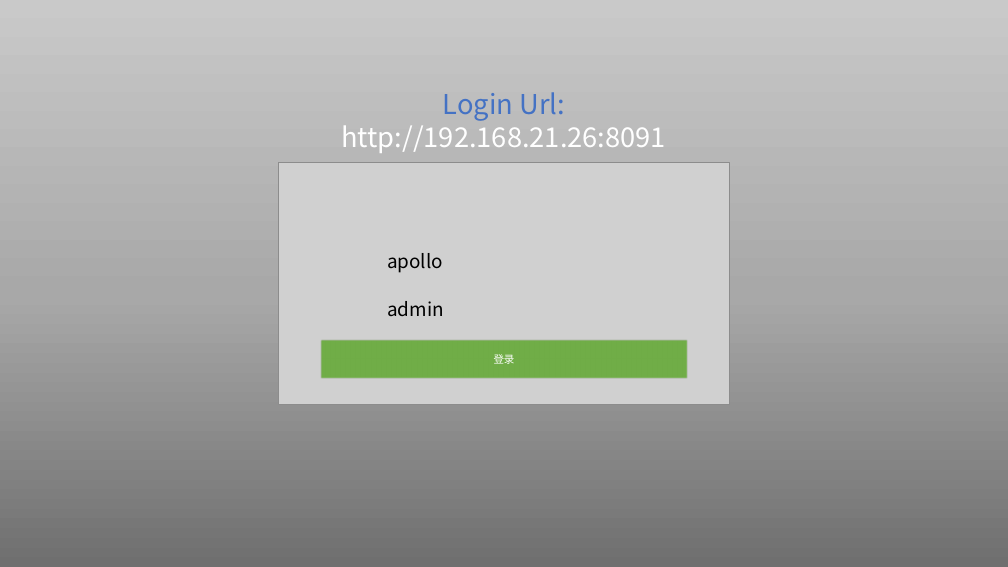
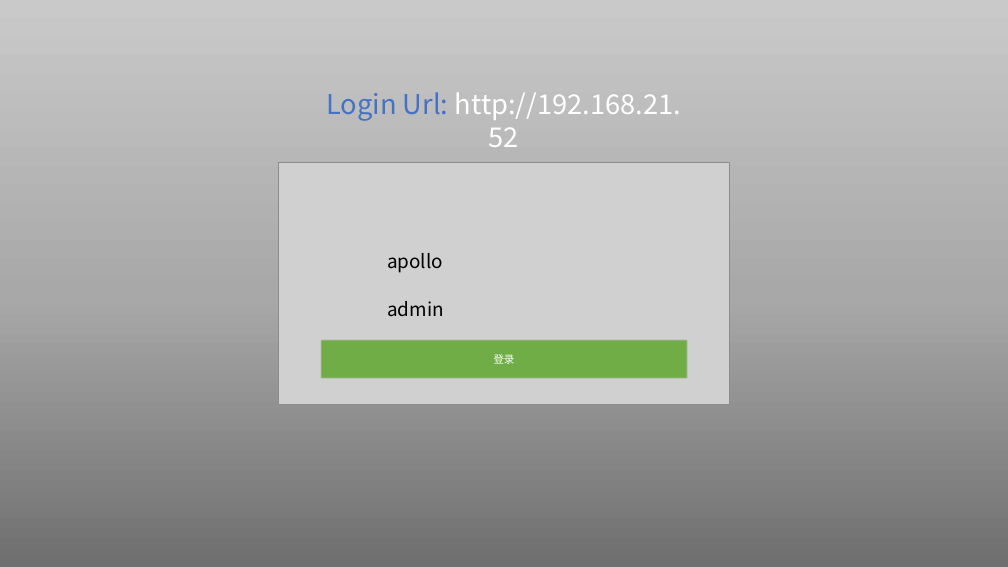
Before and after one commit to RickJou/designer, a slide deck: slide 3 of 我画的小图/配置中心/apollo操作手册.pptx. Drawn at 1008x567 pixels with LibreOffice and Linux fonts; fonts in the diff are those of the drawing; grey boxes stand for pictures; background and template pictures are left out. Boxes give left, top, right and bottom in pixels: in the first picture for what was removed or moved away, otherwise in the second. Text is boxed around its words. In the diff, an @@ line names an element or a change of style, - is before the commit and + after.

```diff
--- a/我画的小图/配置中心/apollo操作手册.pptx
+++ b/我画的小图/配置中心/apollo操作手册.pptx
@@ text at bbox=[326, 92, 681, 147]: text changed @@
-Login Url: http://192.168.21.26:8091
+Login Url: http://192.168.21. 52
```
Also in this commit, not shown: 3 other files.
